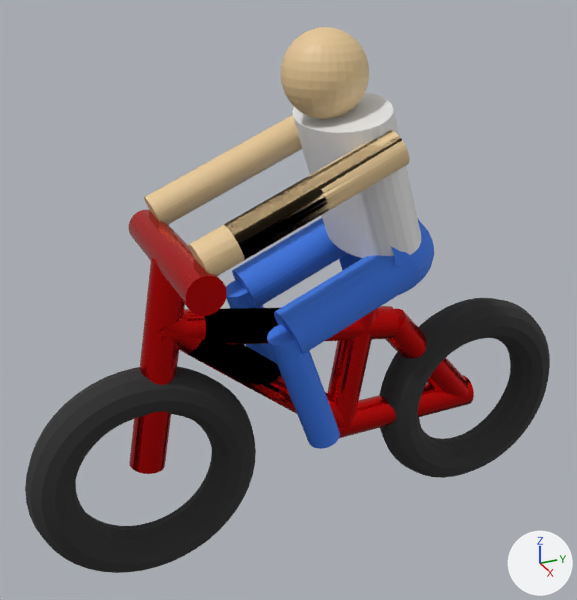
Renders of the FBX model Doordash Academy/Assets/3d/bike.fbx from each side of a commit.
Before and after are seen from a 50 mm lens placed at (7.08, -3.98, 5.26), pointed at (-0.16, -0.72, 1.64). Every picture has the same lights, and +X, +Y and +Z are marked at lower right. Where no turn or scale is listed for an object, it has been applied to the vertices.

Before the edit, the objects in view are built like this:
```python
ob_cylinder = bpy.data.objects.new('Cylinder', me_cylinder)
ob_cylinder.location = (0.0, -2.03, 2.4)
ob_cylinder_003 = bpy.data.objects.new('Cylinder.003', me_cylinder_003)
ob_cylinder_003.location = (0.0, -2.25, 1.24)
ob_cylinder_004 = bpy.data.objects.new('Cylinder.004', me_cylinder_004)
ob_cylinder_004.location = (0.0, -0.66, 1.4)
ob_cylinder_006 = bpy.data.objects.new('Cylinder.006', me_cylinder_006)
ob_cylinder_006.location = (0.0, 1.03, 0.6)
ob_cylinder_008 = bpy.data.objects.new('Cylinder.008', me_cylinder_008)
ob_cylinder_008.location = (0.76, -0.85, 3.11)
ob_cylinder_010 = bpy.data.objects.new('Cylinder.010', me_cylinder_010)
ob_cylinder_010.location = (0.58, -0.31, 1.96)
ob_cylinder_012 = bpy.data.objects.new('Cylinder.012', me_cylinder_017)
ob_cylinder_012.location = (-0.61, -0.31, 1.96)
ob_cylinder_013 = bpy.data.objects.new('Cylinder.013', me_cylinder_018)
ob_cylinder_013.location = (-0.63, -0.93, 1.11)
ob_sphere_001 = bpy.data.objects.new('Sphere.001', me_sphere_001)
ob_sphere_001.location = (0.0, 0.0, 2.17)
# also in view: 'Sphere' at (0.0, -0.41, 4.04); 'Torus' at (0.0, -2.47, 0.0); 'Cylinder.009' at (-0.76, -1.01, 3.04); 'Cylinder.001' at (0.0, -1.15, 0.91); 'Cylinder.011' at (0.62, -0.89, 1.0)
```
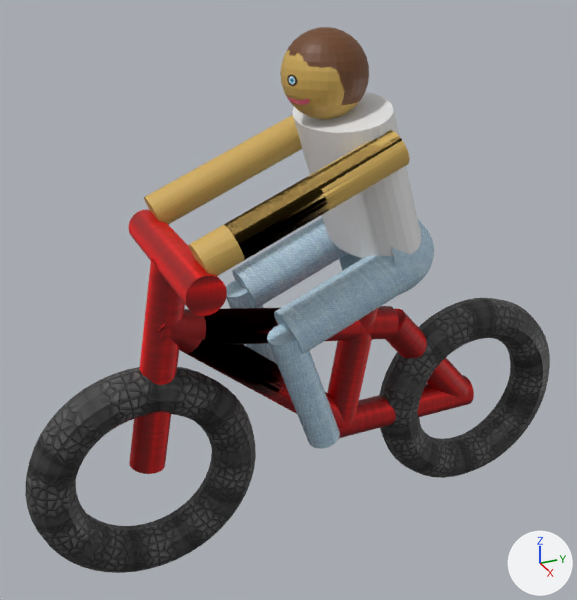
Where the newer file only moved an object's origin or applied its transform, the numbers keep the older frame.

The change, as a list of edits to the scene's bpy script:
```text
Change me_sphere:
    where me_sphere.from_pydata(...)  # 482 vertices, 512 faces; spans x -0.427..0.427, y -0.427..0.427, z -0.427..0.427
    remove me_sphere.materials.append(mat_skin)  # beige #e7c896
    add me_sphere.materials.append(mat_face)  # picture img_face_png
Change me_torus_001:
    where me_torus_001.from_pydata(...)  # 576 vertices, 576 faces; spans x -0.25..0.25, y -1.25..1.25, z -1.25..1.25
    remove me_torus_001.materials.append(mat_rubber)  # black #2d2d2d
    add me_torus_001.materials.append(mat_tire)  # picture img_tire_jpg
Change me_torus:
    where me_torus.from_pydata(...)  # 576 vertices, 576 faces; spans x -1.25..1.25, y -1.25..1.25, z -0.25..0.25
    remove me_torus.materials.append(mat_rubber)  # black #2d2d2d
    add me_torus.materials.append(mat_tire)  # picture img_tire_jpg
Change me_cylinder_017:
    where me_cylinder_017.from_pydata(...)  # 64 vertices, 34 faces; spans x -0.278..0.278, y -0.846..0.634, z -0.54..0.451
    remove me_cylinder_017.materials.append(mat_pants)  # blue #3a78e7
    add me_cylinder_017.materials.append(mat_newpants)  # picture img_jeans_jpg
Change me_cylinder_008:
    where me_cylinder_008.from_pydata(...)  # 99 vertices, 71 faces; spans x -0.19..0.19, y -1.22..0.9, z -0.65..0.51
    remove me_cylinder_008.materials.append(mat_skin)  # beige #e7c896
    add me_cylinder_008.materials.append(mat_skin_1)  # orange #d0ab58
Change me_cylinder_006:
    where me_cylinder_006.from_pydata(...)  # 64 vertices, 34 faces; spans x -0.188..0.188, y -0.666..0.666, z -0.725..0.725
    remove me_cylinder_006.materials.append(mat_steel)  # red #e70f0f
    add me_cylinder_006.materials.append(mat_red_metal)  # picture img_red_metal_jpg
Change me_cylinder_011:
    where me_cylinder_011.from_pydata(...)  # 66 vertices, 34 faces; spans x -0.188..0.188, y -0.361..0.437, z -0.837..0.617
    remove me_cylinder_011.materials.append(mat_pants)  # blue #3a78e7
    add me_cylinder_011.materials.append(mat_newpants)  # picture img_jeans_jpg
Change me_cylinder_018:
    where me_cylinder_018.from_pydata(...)  # 66 vertices, 34 faces; spans x -0.188..0.188, y -0.361..0.437, z -0.837..0.617
    remove me_cylinder_018.materials.append(mat_pants)  # blue #3a78e7
    add me_cylinder_018.materials.append(mat_newpants)  # picture img_jeans_jpg
Change me_cylinder_001:
    where me_cylinder_001.from_pydata(...)  # 96 vertices, 67 faces; spans x -0.19..0.19, y -1.35..1.01, z -0.89..1.18
    remove me_cylinder_001.materials.append(mat_steel)  # red #e70f0f
    add me_cylinder_001.materials.append(mat_red_metal)  # picture img_red_metal_jpg
Change me_cylinder_009:
    where me_cylinder_009.from_pydata(...)  # 128 vertices, 67 faces; spans x -0.19..0.19, y -1.22..0.9, z -0.65..0.51
    remove me_cylinder_009.materials.append(mat_skin)  # beige #e7c896
    add me_cylinder_009.materials.append(mat_skin_1)  # orange #d0ab58
Change me_cylinder_002:
    where me_cylinder_002.from_pydata(...)  # 64 vertices, 34 faces; spans x -0.19..0.19, y -0.96..0.96, z -0.19..0.19
    remove me_cylinder_002.materials.append(mat_steel)  # red #e70f0f
    add me_cylinder_002.materials.append(mat_red_metal)  # picture img_red_metal_jpg
Change me_cylinder_004:
    where me_cylinder_004.from_pydata(...)  # 96 vertices, 67 faces; spans x -0.19..0.19, y -1.62..1.17, z -0.39..0.47
    remove me_cylinder_004.materials.append(mat_steel)  # red #e70f0f
    add me_cylinder_004.materials.append(mat_red_metal)  # picture img_red_metal_jpg
Change me_cylinder_010:
    where me_cylinder_010.from_pydata(...)  # 64 vertices, 34 faces; spans x -0.278..0.278, y -0.846..0.634, z -0.54..0.451
    remove me_cylinder_010.materials.append(mat_pants)  # blue #3a78e7
    add me_cylinder_010.materials.append(mat_newpants)  # picture img_jeans_jpg
Change me_cylinder_003:
    where me_cylinder_003.from_pydata(...)  # 64 vertices, 34 faces; spans x -0.19..0.19, y -0.39..0.39, z -1.17..1.17
    remove me_cylinder_003.materials.append(mat_steel)  # red #e70f0f
    add me_cylinder_003.materials.append(mat_red_metal)  # picture img_red_metal_jpg
Change me_cylinder:
    where me_cylinder.from_pydata(...)  # 64 vertices, 34 faces; spans x -1.0..1.0, y -0.19..0.19, z -0.19..0.19
    remove me_cylinder.materials.append(mat_steel)  # red #e70f0f
    add me_cylinder.materials.append(mat_red_metal)  # picture img_red_metal_jpg
Change me_sphere_001:
    where me_sphere_001.from_pydata(...)  # 246 vertices, 228 faces; spans x -0.82..0.82, y -0.03..0.84, z -0.51..0.52
    remove me_sphere_001.materials.append(mat_pants)  # blue #3a78e7
    add me_sphere_001.materials.append(mat_newpants)  # picture img_jeans_jpg
Change me_cylinder_005:
    where me_cylinder_005.from_pydata(...)  # 64 vertices, 34 faces; spans x -0.19..0.19, y -0.34..0.34, z -0.93..0.93
    remove me_cylinder_005.materials.append(mat_steel)  # red #e70f0f
    add me_cylinder_005.materials.append(mat_red_metal)  # picture img_red_metal_jpg
Change ob_torus:
    ob_torus.rotation_euler: (0.0, 1.571, 0.0) -> (1.571, 0.465, 1.571)  # degrees (0, 90, 0) -> degrees (90, 27, 90)
```

Location of each change, (x1, y1, x2, y2) in pixels of the pictures (577 x 600 px):
'Torus', turned: before (25, 366, 256, 573); after (25, 367, 256, 573)
'Cylinder.008', recoloured (beige to brown): (189, 130, 410, 276) in both
'Cylinder.010', recoloured: (274, 255, 419, 354) in both
'Sphere', recoloured (beige to brown): (280, 27, 369, 119) in both
'Cylinder.009', recoloured (beige to orange): (144, 115, 302, 225) in both
'Cylinder.003', recoloured: (130, 258, 185, 474) in both
'Cylinder.012', recoloured: (232, 218, 348, 308) in both
'Cylinder', recoloured: (129, 210, 227, 316) in both
'Cylinder.004', recoloured: (161, 306, 399, 345) in both
'Cylinder.011', recoloured: (267, 324, 340, 449) in both
'Cylinder.001', recoloured: (158, 310, 352, 429) in both
'Cylinder.005', recoloured: (327, 307, 379, 426) in both
'Cylinder.002', recoloured: (338, 375, 474, 438) in both
'Cylinder.006', recoloured: (385, 309, 468, 402) in both
'Sphere.001', recoloured: (339, 219, 434, 295) in both
'Cylinder.013', recoloured: (226, 280, 277, 364) in both
